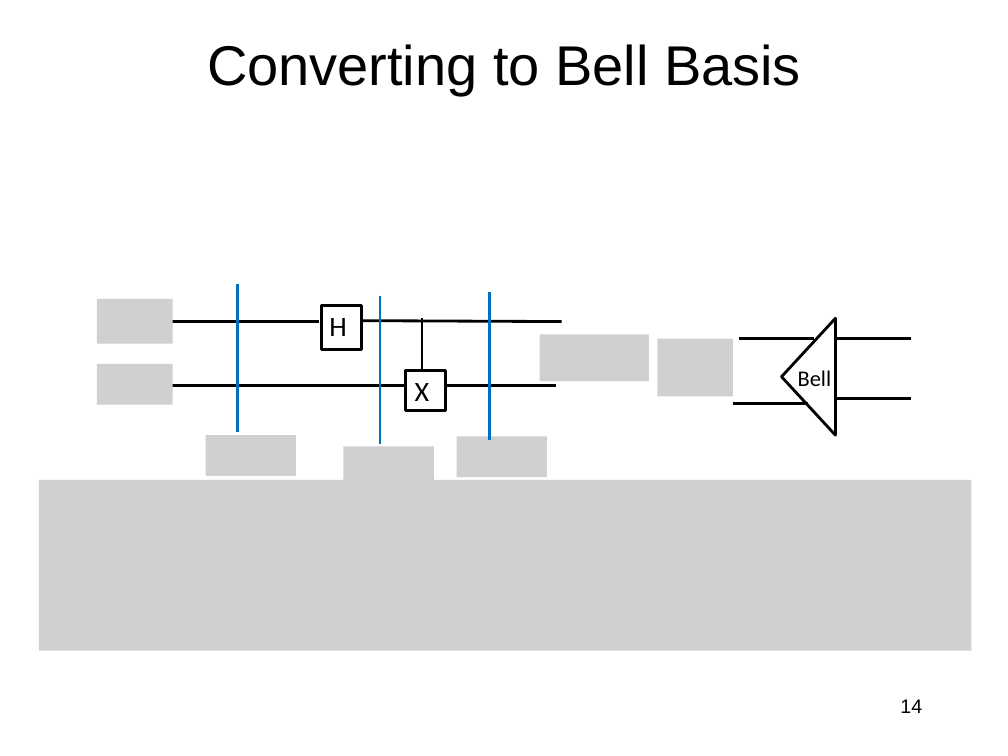
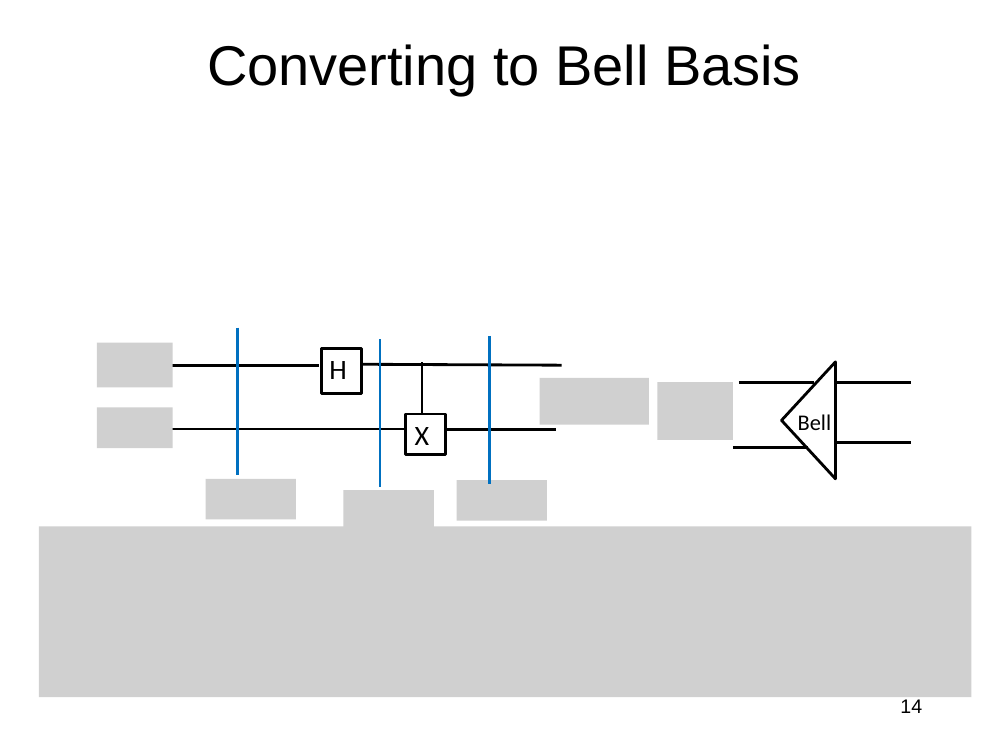
Before and after one commit to jlmucb/class_notes, a slide deck: slide 14 of BerkeleyClass/CS290Spring2013/Lectures/QC.pptx. Drawn at 1008x756 pixels with LibreOffice and Linux fonts; fonts in the diff are those of the drawing; grey boxes stand for pictures. Boxes give left, top, right and bottom in pixels: in the first picture for what was removed or moved away, otherwise in the second. Text is boxed around its words. In the diff, an @@ line names an element or a change of style, - is before the commit and + after.

```diff
--- a/BerkeleyClass/CS290Spring2013/Lectures/QC.pptx
+++ b/BerkeleyClass/CS290Spring2013/Lectures/QC.pptx
@@ 12 lines, 8 pictures, 3 texts, 2 rectangles, 1 triangle moved together from (x1=39, y1=284, x2=972, y2=650) to (x1=39, y1=328, x2=972, y2=697) @@
```
Also in this commit, not shown: 4 other slides changed.
